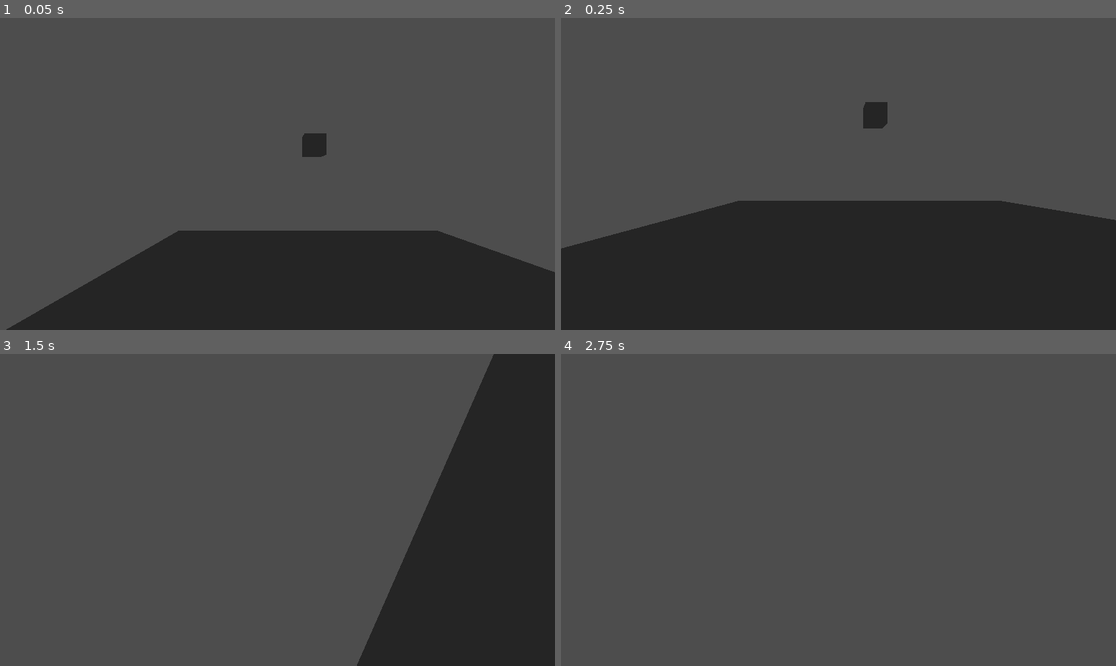
Above: before the commit, frames 1-4 (two rows, left to right).
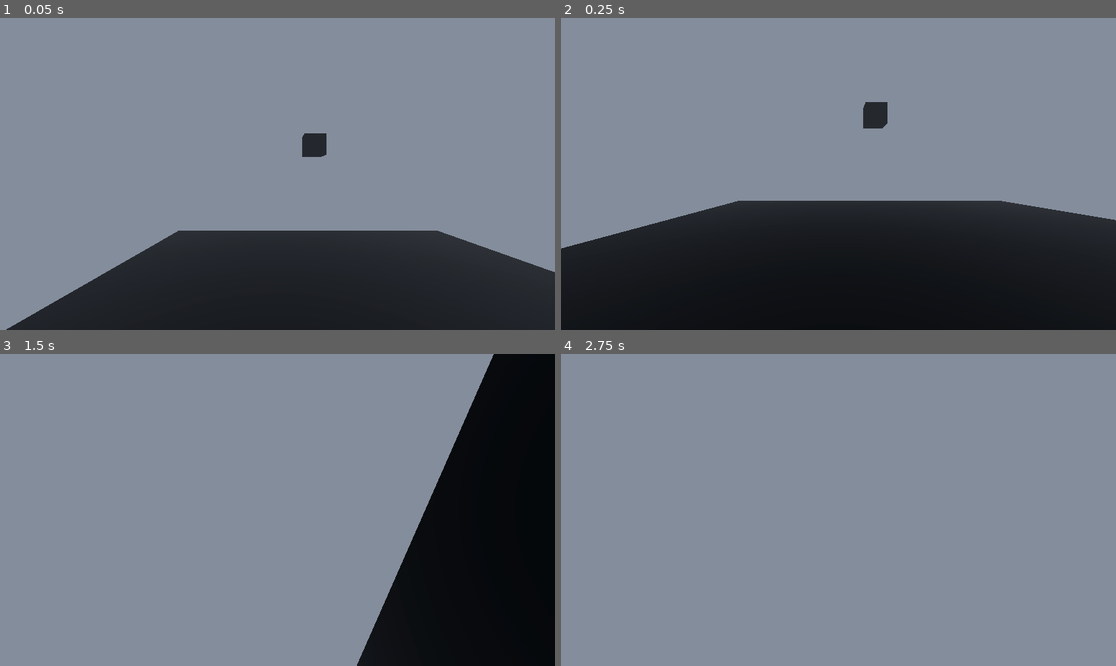
Above: after the commit, the same moments.

Repository: igorkll/EveryfunSandbox
Game: Godot game, scene res://world.tscn
Two runs of this game, one before a commit and one after it. Both use one fixed random seed, a clock stepped at 60 frames per second and the inputs below.
Inputs:
- Up to frame 1 (0.05 s): no input
- Up to frame 2 (0.25 s): no input
- Up to frame 3 (1.5 s): hold D (move_right) 0.53-1.28 s; hold S (move_back) from 1.28 s (still down)
- Up to frame 4 (2.75 s): tap Enter at 2 s; release S (move_back) at 2.03 s; hold D (move_right) from 2.03 s (still down)

The runs differ from the first frame. In frame 1, 75% of the frame differs, in the area x 0-100%, y 0-100%; in frame 2, 62%; in frame 3, 98%; in frame 4, 100%.

Commit message:
Update world.tscn

Diff:
--- a/BlockWorld/world.tscn
+++ b/BlockWorld/world.tscn
@@ -1,9 +1,22 @@
-[gd_scene load_steps=8 format=3 uid="uid://bw0m6x1agdhve"]
+[gd_scene load_steps=10 format=3 uid="uid://bw0m6x1agdhve"]
 
 [ext_resource type="Script" uid="uid://bhh8jwjpyw0w6" path="res://player.gd" id="1_f3sb7"]
 
+[sub_resource type="PanoramaSkyMaterial" id="PanoramaSkyMaterial_f3sb7"]
+
+[sub_resource type="Sky" id="Sky_fj7yv"]
+sky_material = SubResource("PanoramaSkyMaterial_f3sb7")
+
 [sub_resource type="Environment" id="Environment_gv5m4"]
+background_mode = 2
 background_color = Color(0, 0.137255, 0.211765, 1)
+sky = SubResource("Sky_fj7yv")
+ssr_enabled = true
+ssao_enabled = true
+ssil_enabled = true
+sdfgi_enabled = true
+glow_enabled = true
+fog_enabled = true
 
 [sub_resource type="BoxShape3D" id="BoxShape3D_gv5m4"]
 
